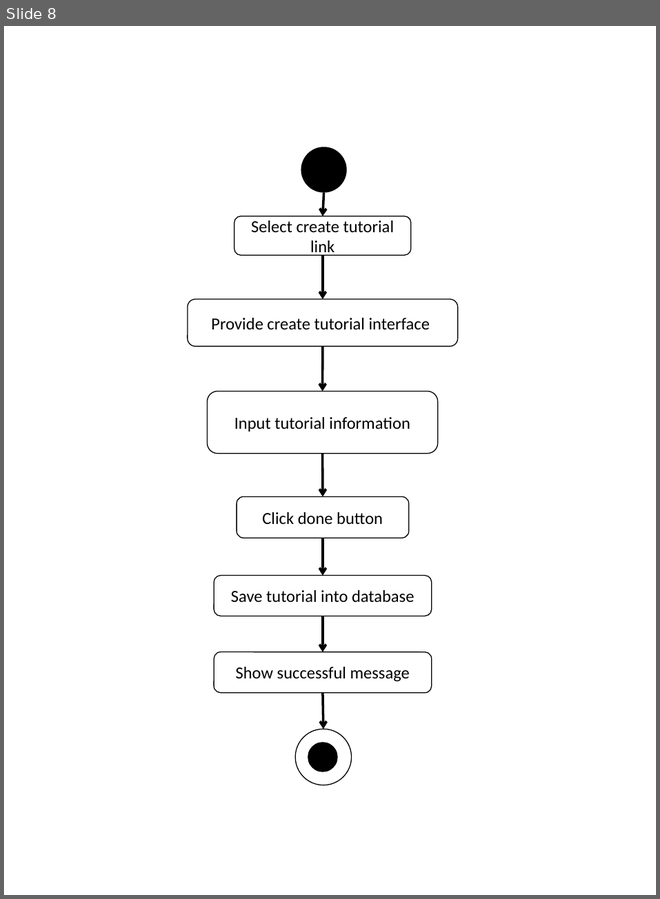
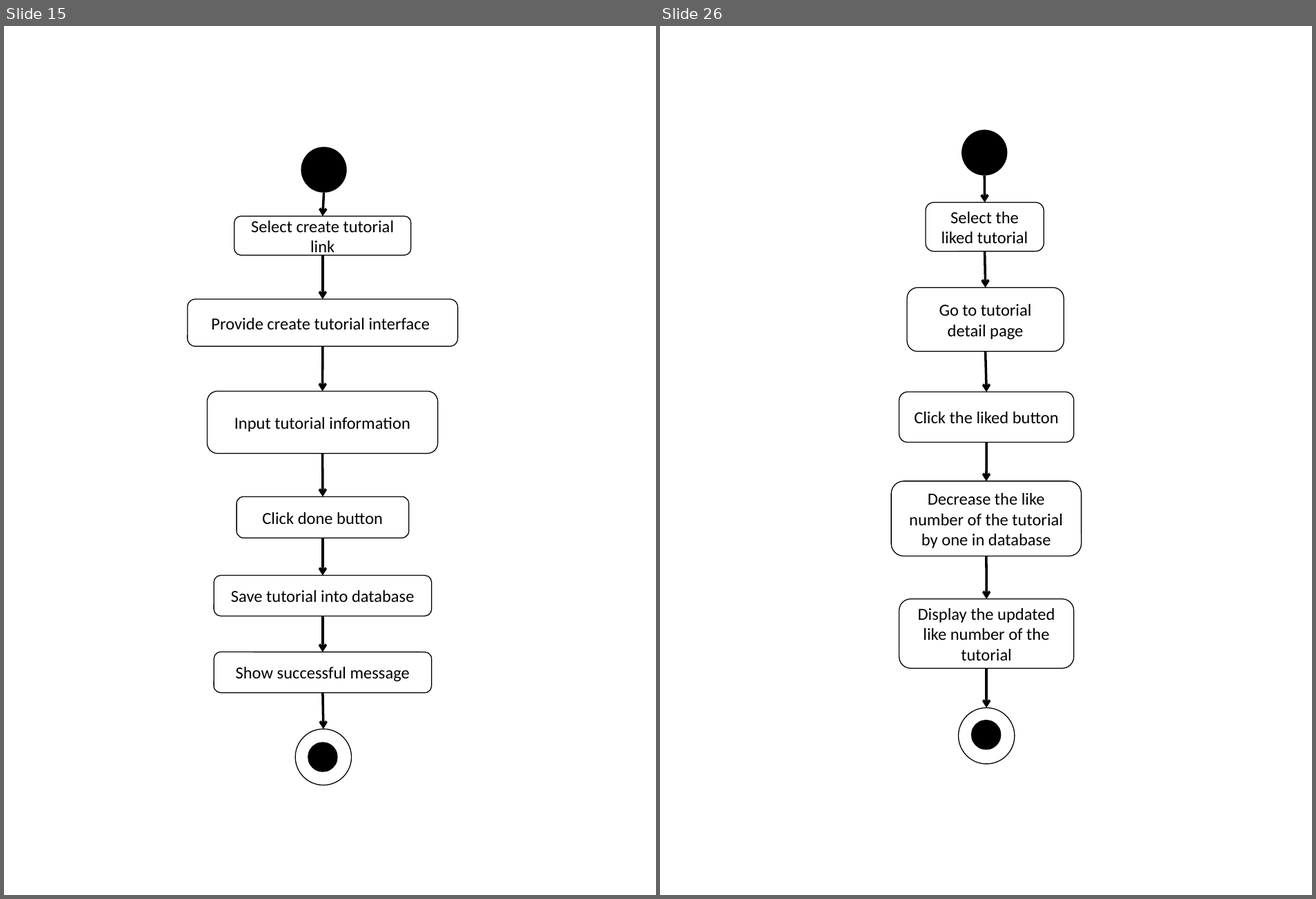
Before and after one commit to asciidaitoon/HanDIYcraft, a slide deck: Design/AD web.pptx. Shown side by side, each under a label of ours: slide 8 before the commit, slides 15 and 26 after it; the slides between them are not shown. The pictures are 660x899 and 1316x899 pixels, drawn with LibreOffice and Linux fonts; fonts in the diff are those of the drawing. Boxes give left, top, right and bottom in pixels: in the first picture for what was removed or moved away, otherwise in the second. Text is boxed around its words. In the diff, an @@ line names an element or a change of style, - is before the commit and + after.

```diff
--- a/Design/AD web.pptx
+++ b/Design/AD web.pptx
@@ slide 26 added at (x1=660, y1=26, x2=1312, y2=895), background #FFFFFF @@
@@ ellipse added at (x1=962, y1=129, x2=1008, y2=176), fill #000000 @@
@@ arrow added from (984, 176) to (985, 203), #000000 2 pt @@
@@ rounded rectangle added at (x1=926, y1=203, x2=1044, y2=251), fill #FFFFFF, outline #000000 0.75 pt, 14 pt, text #000000 @@
+Select the liked tutorial
@@ arrow added from (985, 251) to (985, 288), #000000 2 pt @@
@@ rounded rectangle added at (x1=907, y1=288, x2=1064, y2=351), fill #FFFFFF, outline #000000 0.75 pt, 14 pt, text #000000 @@
+Go to tutorial detail page
@@ arrow added from (985, 351) to (987, 392), #000000 2 pt @@
@@ rounded rectangle added at (x1=899, y1=392, x2=1074, y2=443), fill #FFFFFF, outline #000000 0.75 pt, 14 pt, text #000000 @@
+Click the liked button
@@ arrow added from (987, 443) to (986, 481), #000000 2 pt @@
@@ rounded rectangle added at (x1=891, y1=481, x2=1082, y2=557), fill #FFFFFF, outline #000000 0.75 pt, 14 pt, text #000000 @@
+Decrease the like number of the tutorial by one in database
@@ arrow added from (986, 557) to (987, 599), #000000 2 pt @@
@@ rounded rectangle added at (x1=899, y1=599, x2=1074, y2=668), fill #FFFFFF, outline #000000 0.75 pt, 14 pt, text #000000 @@
+Display the updated like number of the tutorial
@@ arrow added from (987, 668) to (987, 708), #000000 2 pt @@
@@ ellipse added at (x1=958, y1=708, x2=1015, y2=765), fill #FFFFFF, outline #000000 0.75 pt @@
@@ ellipse added at (x1=971, y1=719, x2=1001, y2=749), fill #000000 @@
@@ what was slide 8 is now slide 15 @@
```
Also in this commit, not shown: 5 slides changed, 25 other slides added, 1 slide removed, 14 other files.
